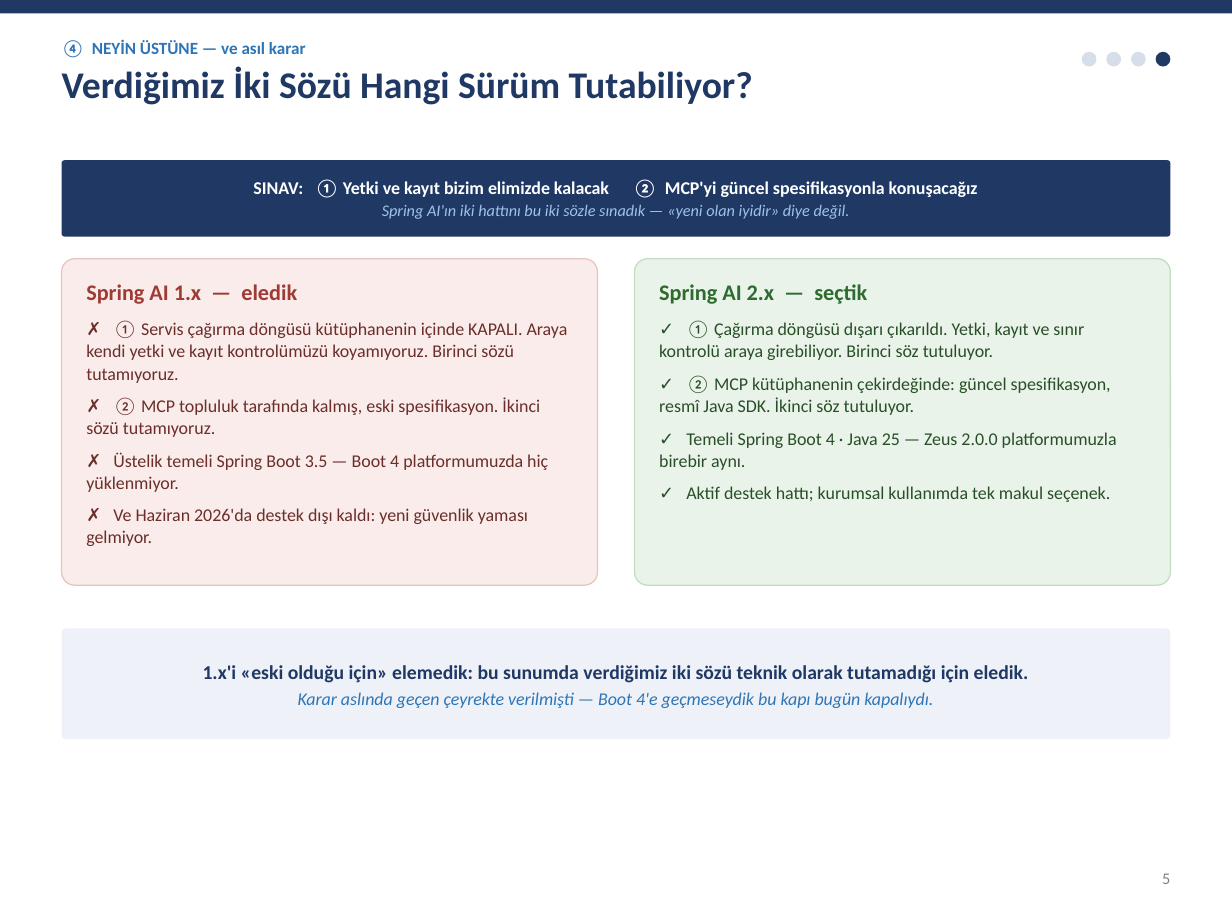
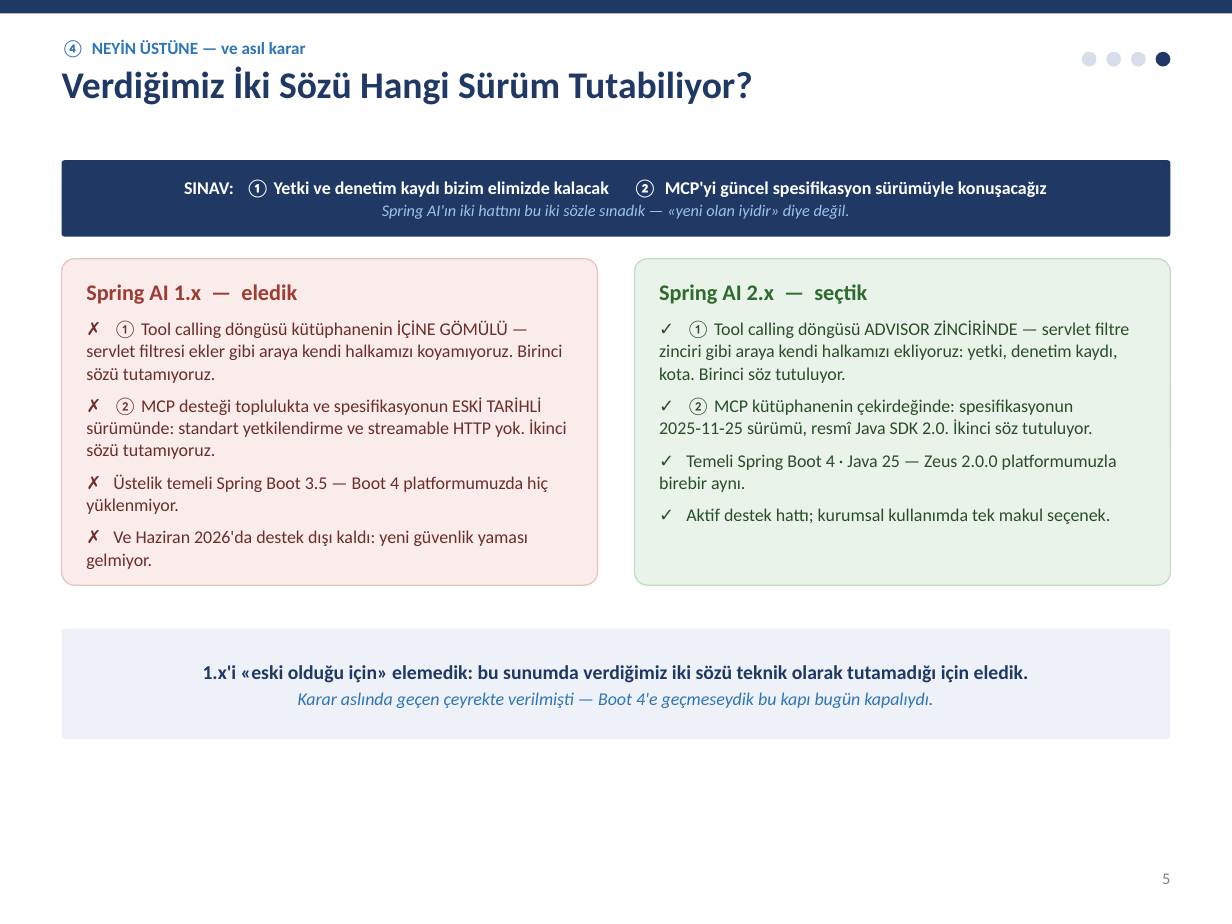
Before and after one commit to zeuseng25/zeus-fw, a slide deck: slide 5 of sunum/mcp-server-stratejisi.pptx. Drawn at 1232x924 pixels with LibreOffice and Linux fonts; fonts in the diff are those of the drawing. Boxes give left, top, right and bottom in pixels: in the first picture for what was removed or moved away, otherwise in the second. Text is boxed around its words. In the diff, an @@ line names an element or a change of style, - is before the commit and + after.

```diff
--- a/sunum/mcp-server-stratejisi.pptx
+++ b/sunum/mcp-server-stratejisi.pptx
@@ text in rounded rectangle at [184,180,1047,198]: text changed @@
-SINAV: ① Yetki ve kayıt bizim elimizde kalacak ② MCP'yi güncel spesifikasyonla konuşacağız
+SINAV: ① Yetki ve denetim kaydı bizim elimizde kalacak ② MCP'yi güncel spesifikasyon sürümüyle konuşacağız
@@ text in rounded rectangle at [86,321,567,459]: text changed @@
-✗ ① Servis çağırma döngüsü kütüphanenin içinde KAPALI. Araya kendi yetki ve kayıt kontrolümüzü koyamıyoruz. Birinci sözü tutamıyoruz.
-✗ ② MCP topluluk tarafında kalmış, eski spesifikasyon. İkinci sözü tutamıyoruz.
+✗ ① Tool calling döngüsü kütüphanenin İÇİNE GÖMÜLÜ — servlet filtresi ekler gibi araya kendi halkamızı koyamıyoruz. Birinci sözü tutamıyoruz.
+✗ ② MCP desteği toplulukta ve spesifikasyonun ESKİ TARİHLİ sürümünde: standart yetkilendirme ve streamable HTTP yok. İkinci sözü tutamıyoruz.
@@ text in rounded rectangle at [659,321,1129,437]: text changed @@
-✓ ① Çağırma döngüsü dışarı çıkarıldı. Yetki, kayıt ve sınır kontrolü araya girebiliyor. Birinci söz tutuluyor.
-✓ ② MCP kütüphanenin çekirdeğinde: güncel spesifikasyon, resmî Java SDK. İkinci söz tutuluyor.
+✓ ① Tool calling döngüsü ADVISOR ZİNCİRİNDE — servlet filtre zinciri gibi araya kendi halkamızı ekliyoruz: yetki, denetim kaydı, kota. Birinci söz tutuluyor.
+✓ ② MCP kütüphanenin çekirdeğinde: spesifikasyonun 2025‑11‑25 sürümü, resmî Java SDK 2.0. İkinci söz tutuluyor.
```
Also in this commit, not shown: 1 other slide changed.
